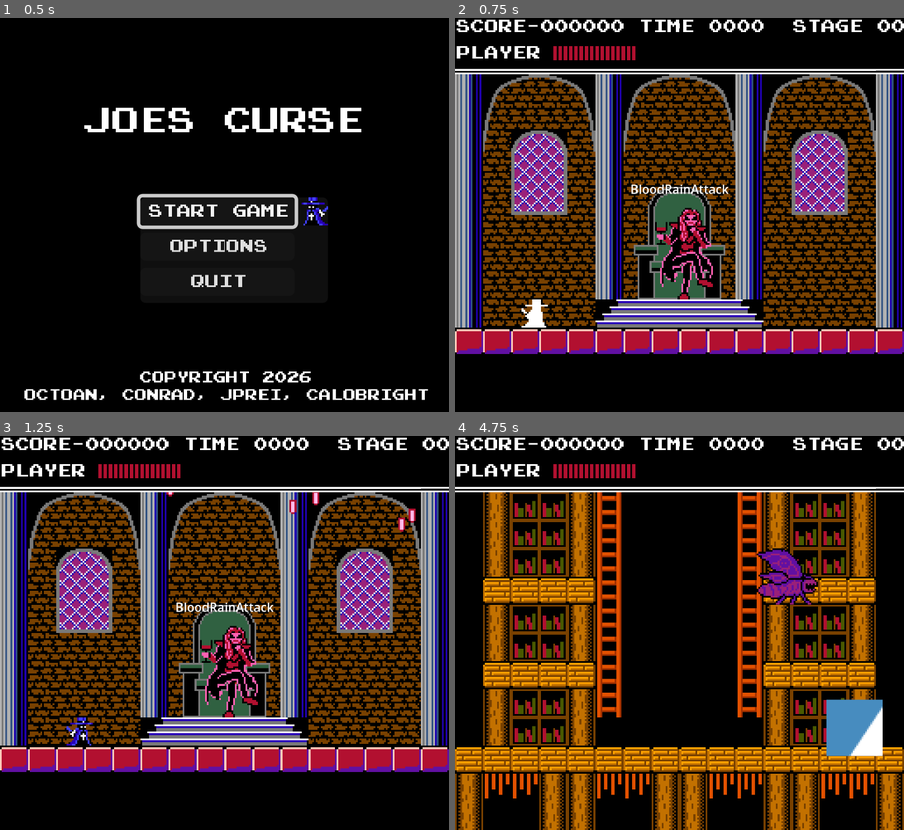
Above: before the commit, frames 1-4 (two rows, left to right).
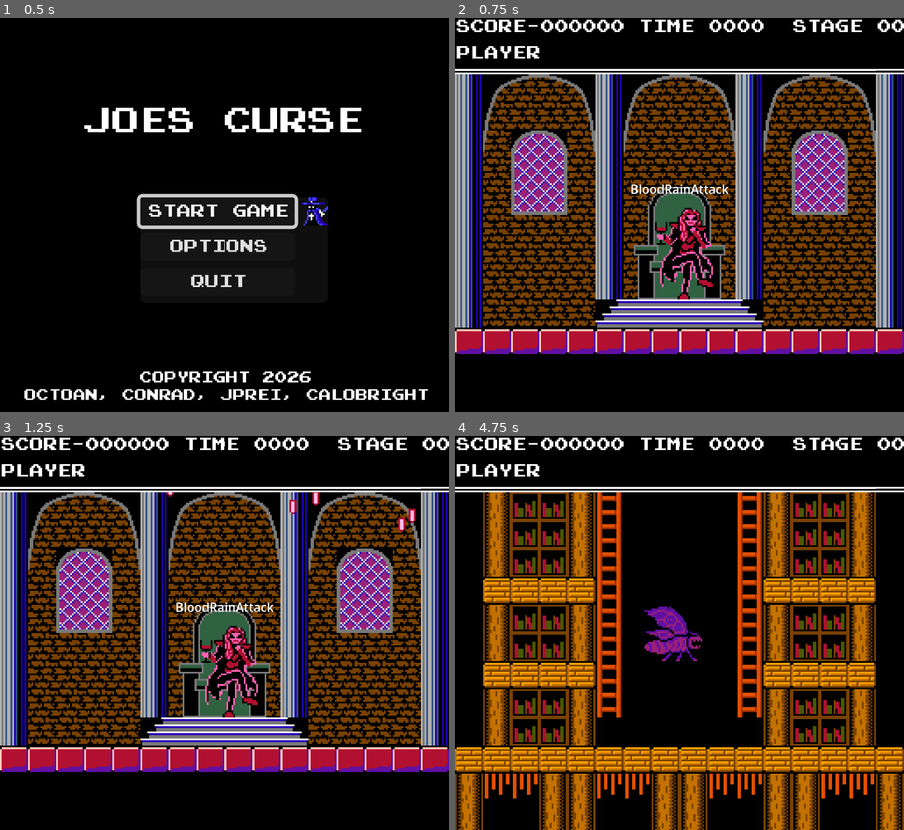
Above: after the commit, the same moments.

Repository: Octoan1/NES-Jam-2026
Game: Godot game, scene res://Scenes/conner_scene.tscn
Two runs of this game, one before a commit and one after it. Both use one fixed random seed, a clock stepped at 60 frames per second and the inputs below. The engine's default icon, where the game draws it, is replaced by a stand-in: a white triangle on a blue panel in a dark square.
Inputs:
- Up to frame 1 (0.5 s): no input
- Up to frame 2 (0.75 s): click "Start Game" at 0.5 s
- Up to frame 3 (1.25 s): no input
- Up to frame 4 (4.75 s): hold D (D_Pad_Right) 1.28-2.78 s; tap X (A_Button) at 1.35, 4.35 s; tap W (D_Pad_Up) at 1.52, 2.27, 3.77, 4.52 s; tap Z (B_Button) at 2.1 s; hold A (D_Pad_Left) 2.78-3.53 s; tap 1 (boss_1) at 2.85 s; hold D (D_Pad_Right) from 3.53 s (still down); tap 2 (boss_2) at 3.6 s

Frame 1 is identical in both runs. In frame 2, 0.7% of the frame differs, in the area x 14-41%, y 7-79%; in frame 3, 0.7%; in frame 4, 4.4%, in the area x 21-96%, y 7-82%.
Error after the commit: Invalid access to property or key 'health_component' on a base object of type 'null instance'. (res://UI/HUD/hud.gd:12)

Commit message:
player player attack player player

Diff:
--- a/Entities/Player/Player.tscn
+++ b/Entities/Player/Player.tscn
@@ -10,17 +10,29 @@
 [ext_resource type="Script" path="res://Scripts/Components/stat_component.gd" id="5_uw7o4"]
 [ext_resource type="Texture2D" uid="uid://cnm02utrgxnb5" path="res://Aseprite/player_duck.png" id="6_061yh"]
 [ext_resource type="Texture2D" uid="uid://dlpss007jrsa" path="res://Aseprite/player.png" id="6_hacra"]
+[ext_resource type="Texture2D" uid="uid://cean1jobgk6w2" path="res://Aseprite/player_attack-Sheet.png" id="7_gallu"]
 [ext_resource type="Texture2D" uid="uid://cgg6fc10yy41e" path="res://Aseprite/player_roll-Sheet.png" id="7_lmeus"]
 [ext_resource type="Texture2D" uid="uid://crjb7kc537dum" path="res://Aseprite/player_walk-Sheet.png" id="8_061yh"]
 [ext_resource type="Texture2D" uid="uid://dsw7j0e3akagt" path="res://Assets/PLACEHOLDER_attack.png" id="8_761t5"]
-[ext_resource type="Texture2D" uid="uid://bghjv36vlmqhf" path="res://icon.svg" id="8_gallu"]
-[ext_resource type="Script" path="res://Scripts/Components/defense_component.gd" id="10_hacra"]
+[ext_resource type="Script" uid="uid://bv4g7seykfa7j" path="res://Scripts/Components/defense_component.gd" id="10_hacra"]
 
 [sub_resource type="ShaderMaterial" id="ShaderMaterial_uw7o4"]
 shader = ExtResource("5_061yh")
 shader_parameter/flash_color = Color(1, 1, 1, 1)
 shader_parameter/flash_amount = 0.0
 
+[sub_resource type="AtlasTexture" id="AtlasTexture_5m37j"]
+atlas = ExtResource("7_gallu")
+region = Rect2(0, 0, 48, 16)
+
+[sub_resource type="AtlasTexture" id="AtlasTexture_vcmon"]
+atlas = ExtResource("7_gallu")
+region = Rect2(48, 0, 48, 16)
+
+[sub_resource type="AtlasTexture" id="AtlasTexture_mgqku"]
+atlas = ExtResource("7_gallu")
+region = Rect2(96, 0, 48, 16)
+
 [sub_resource type="AtlasTexture" id="AtlasTexture_lmeus"]
 atlas = ExtResource("6_hacra")
 region = Rect2(0, 0, 16, 16)
@@ -157,6 +169,20 @@
 
 [sub_resource type="SpriteFrames" id="SpriteFrames_gallu"]
 animations = [{
+"frames": [{
+"duration": 1.0,
+"texture": SubResource("AtlasTexture_5m37j")
+}, {
+"duration": 1.0,
+"texture": SubResource("AtlasTexture_vcmon")
+}, {
+"duration": 1.0,
+"texture": SubResource("AtlasTexture_mgqku")
+}],
+"loop": true,
+"name": &"attack",
+"speed": 5.0
+}, {
 "frames": [{
 "duration": 1.0,
 "texture": SubResource("AtlasTexture_lmeus")
--- a/Updated_Player.gd
+++ b/Updated_Player.gd
@@ -22,25 +22,20 @@
 
 #Attack Variables
 @export var attack_duration: float = 0.15
-@export var attack_delay: float = 0.2
-var can_attack: bool = true
+@export var attack_delay: float = 0.5
 var attack_delay_timer: Timer
 
 #Dash Variables
-@export var dash_speed: float = 800.0
-@export var dash_duration: float = 0.1
+@export var dash_speed: float = 125.0
+@export var dash_duration: float = 0.5
 @export var dash_delay: float = 0.5
 var is_dashing: bool = false
 var dash_locked: bool = false
 
 #Player Stats
-@export var dmg: float = 2.0
-#@export var health: int = 10
-@export var gravity_modifier: float = 0.2
-@export var speed: float = 200.0
-@export var dodge_chance: float = 0.0
-@export var jump_velocity: float = -125
-var can_move: bool = true
+@export var gravity_modifier: float = 0.6
+@export var speed: float = 50.0
+@export var jump_velocity: float = -150
 var previous_location: Vector2
 var flashing := false
 
Binary file added: Aseprite/player_attack-Sheet.png
Not shown, added: Aseprite/player_attack-Sheet.png.import
Binary file added: Aseprite/player_attack.aseprite
